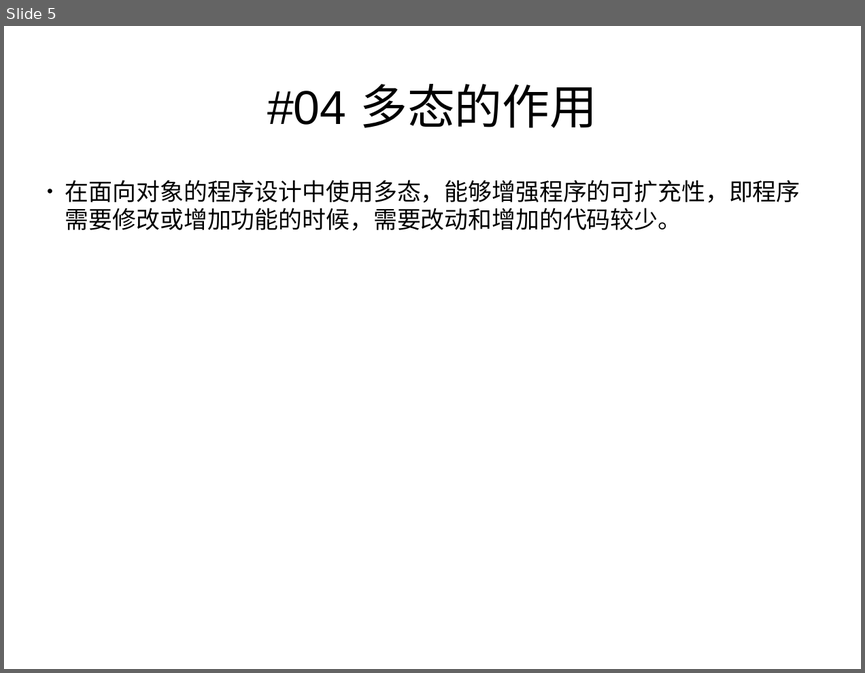
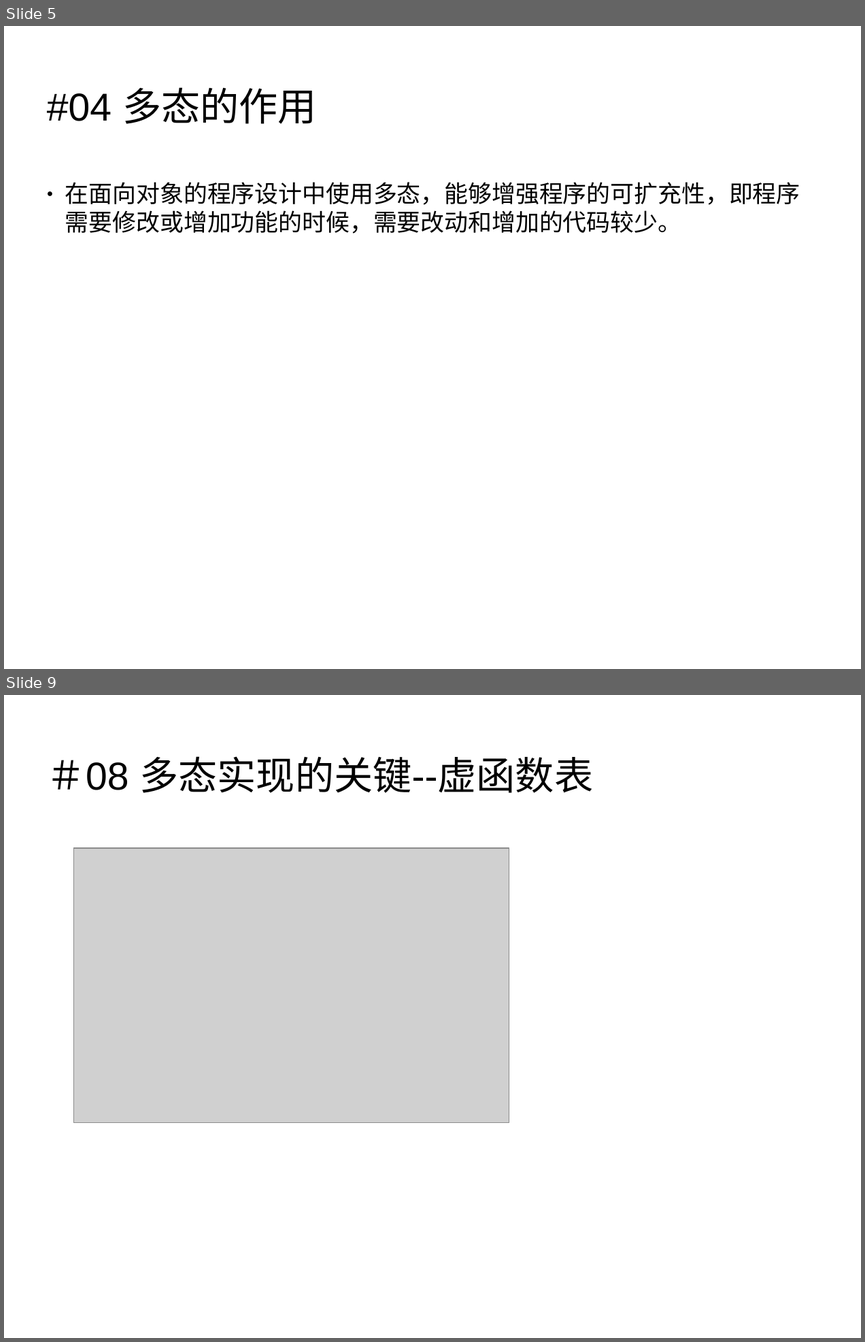
Before and after one commit to botaichang/cplus_slides, a slide deck: c++deep022_虚函数与多态.pptx. Shown one above the other, each under a label of ours: slide 5 before the commit, slides 5 and 9 after it; the slides between them are not shown. The pictures are 865x673 and 865x1342 pixels, drawn with LibreOffice and Linux fonts; fonts in the diff are those of the drawing; grey boxes stand for pictures; background and template pictures are left out. Boxes give left, top, right and bottom in pixels: in the first picture for what was removed or moved away, otherwise in the second. Text is boxed around its words. In the diff, an @@ line names an element or a change of style, - is before the commit and + after.

```diff
--- a/c++deep022_虚函数与多态.pptx
+++ b/c++deep022_虚函数与多态.pptx
@@ slide 9 added at [4,695,861,1338], background picture (left out) @@
@@ text added at [47,756,594,793], 36 pt, text #000000 @@
+＃08 多态实现的关键--虚函数表
@@ picture added at [74,848,509,1123] @@
@@ slide 5 changed as well @@
@@ text "#04 多态的作用": place and size @@
-text "#04 多态的作用" at [267,84,597,128]
+text "#04 多态的作用" at [47,87,317,124]
@@ text "#04 多态的作用" at [47,87,317,124]: size 44 to 36 pt; alignment centre to left @@
@@ text "在面向对象的程序设计中使用多态，能够增强程序的可扩充性，即程序需要修改或增加功能的时候，需要改动和增加的代码较少。": place and size @@
-text "在面向对象的程序设计中使用多态，能够增强程序的可扩充性，即程序需要修改或增加功能的时候，需要改动和增加的代码较少。" at [65,180,800,231]
+text "在面向对象的程序设计中使用多态，能够增强程序的可扩充性，即程序需要修改或增加功能的时候，需要改动和增加的代码较少。" at [65,182,800,233]
```
Also in this commit, not shown: 4 other slides changed, 5 other slides added, 5 other files.
